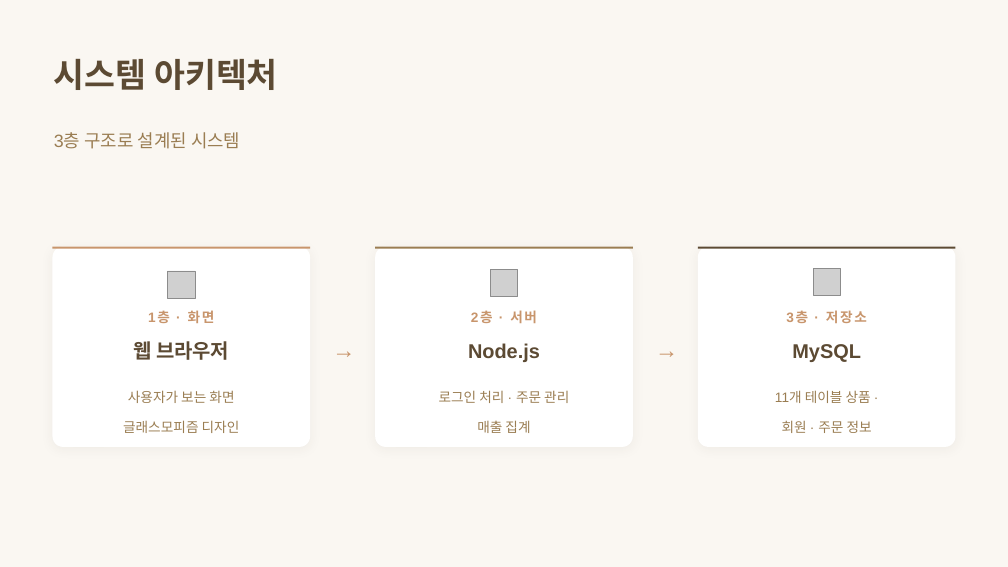
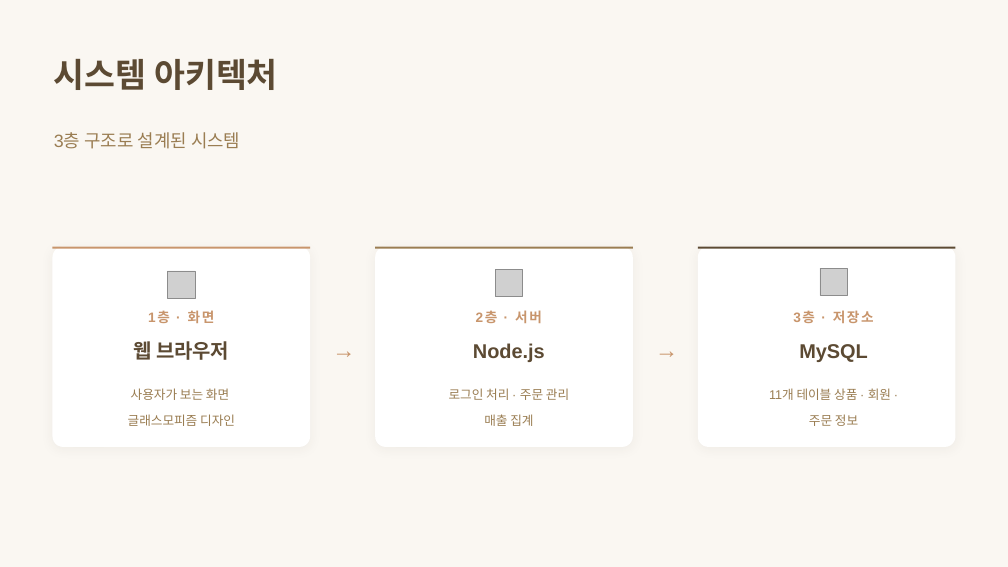
Before and after one commit to HaYul0611/varo-shopping-mall, a slide deck: slide 6 of tmp/프로젝트 제출양식/VARO_ShoppingMall.pptx. Drawn at 1008x567 pixels with LibreOffice and Linux fonts; fonts in the diff are those of the drawing; grey boxes stand for pictures. Boxes give left, top, right and bottom in pixels: in the first picture for what was removed or moved away, otherwise in the second. Text is boxed around its words. In the diff, an @@ line names an element or a change of style, - is before the commit and + after.

```diff
--- a/tmp/프로젝트 제출양식/VARO_ShoppingMall.pptx
+++ b/tmp/프로젝트 제출양식/VARO_ShoppingMall.pptx
@@ 4 texts, 2 pictures moved together from (x1=468, y1=268, x2=867, y2=362) to (x1=473, y1=268, x2=874, y2=362) @@
@@ size 19.5 to 18 pt; line spacing 1.8 to 1.7 in 3 elements at (x1=128, y1=388, x2=235, y2=426), (x1=449, y1=388, x2=569, y2=426), (x1=769, y1=388, x2=891, y2=426) @@
```
Also in this commit, not shown: 12 other slides changed, 2 slides added, 8 other files.
